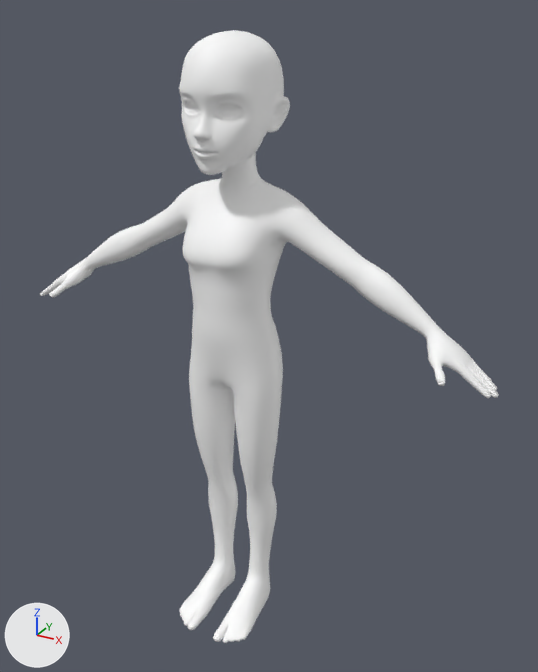
Renders of the Blender file data/assets.blend from each side of a commit.
Both versions are drawn from a 50 mm lens placed at (0.882, -1.405, 1.542), pointed at (0.076, 0.062, 0.808). Arrows for +X, +Y and +Z are at lower left; the lights stay in place. The older version comes first.

Before the edit, the objects in view are built like this:
```python
me_mesh_007 = bpy.data.meshes.new('Mesh.007')
me_mesh_007.from_pydata(...)  # 1832 vertices, 1812 faces; spans x -11.5..11.5, y 115.0..150.0, z -15.4..10.9
me_mesh_007.materials.append(mat_body_mat)  # its picture is missing
me_mesh_008 = bpy.data.meshes.new('Mesh.008')
me_mesh_008.from_pydata(...)  # 3123 vertices, 3188 faces; spans x -63.8..63.8, y 0.0..118.0, z -12.0..17.2
me_mesh_008.materials.append(mat_body_mat)  # its picture is missing
ob_bodyonly_geo = bpy.data.objects.new('bodyOnly_geo', me_mesh_008)
ob_bodyonly_geo.location = (0.0, 0.0, 0.0)
ob_bodyonly_geo.rotation_euler = (1.571, 0.0, 0.0)  # degrees (90, 0, 0)
ob_bodyonly_geo.scale = (0.01, 0.01, 0.01)
ob_headonly_geo = bpy.data.objects.new('headOnly_geo', me_mesh_007)
ob_headonly_geo.location = (0.0, 0.0, 0.0)
ob_headonly_geo.rotation_euler = (1.571, 0.0, 0.0)  # degrees (90, 0, 0)
ob_headonly_geo.scale = (0.01, 0.01, 0.01)
```
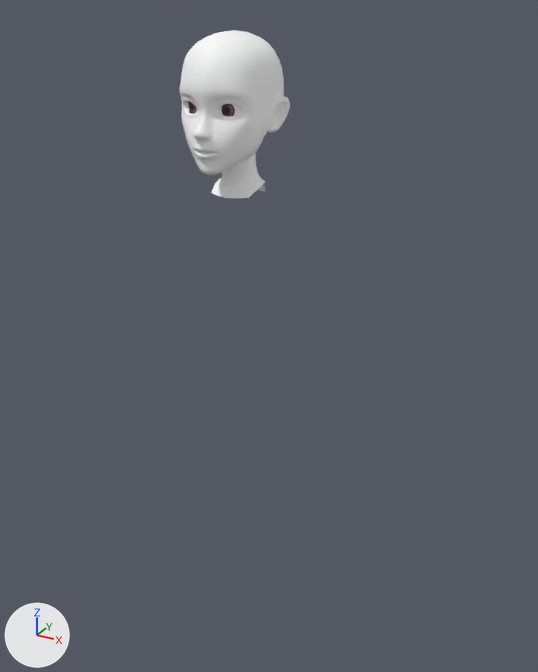
Edits to the scene script, one JSON object a line:
```json
{"op": "add", "block": "ob_bodyonly_geo", "code": "ob_bodyonly_geo.hide_set(True)"}
```

Boxes (x1, y1, x2, y2) around the edits, measured in the pictures (538 x 672 px):
```json
{"object": "bodyOnly_geo", "change": "hidden", "before": [40, 179, 499, 643]}
```
